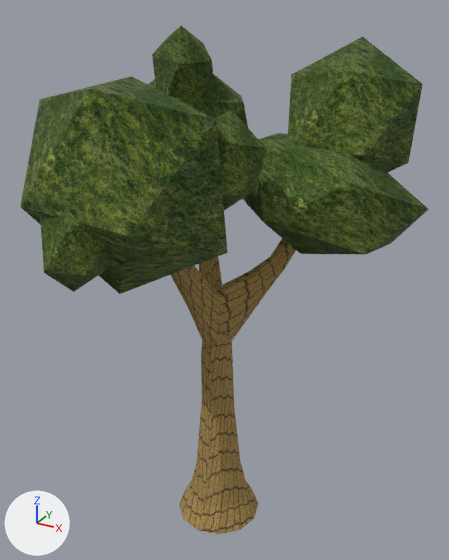
What one commit did to the OBJ model res/models/tree2/tree2.obj.
Camera for both pictures: a 50 mm camera at (1.77, -3.1, 3.35) aimed at (0.06, -0.01, 1.8). Lighting does not change. The marker at lower left points along +X, +Y and +Z. Where no turn or scale is listed for an object, it has been applied to the vertices.
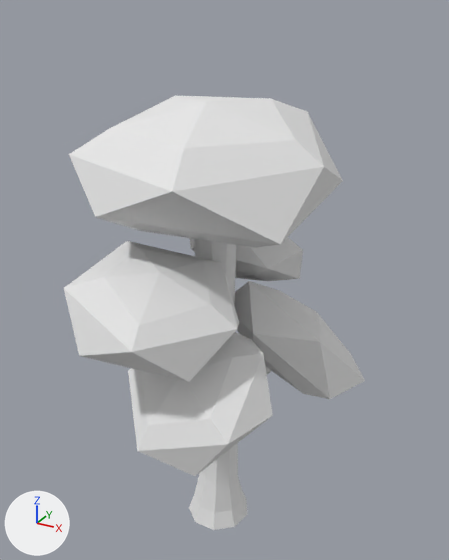
Pixel boxes [x1, y1, x2, y2] of what changed, in the pictures (449 x 560 px):
'Icosphere.001', added
    after: [64, 95, 365, 476]
'Icosphere.005', deleted (green)
    before: [20, 26, 428, 294]
'Cylinder.006', reshaped
    before: [171, 239, 296, 534]
    after: [189, 239, 271, 530]
part 1 of me_cylinder_006, rebuilt (26% narrower, 40% taller)
    before: [179, 327, 258, 534]
    after: [189, 239, 247, 530]
part 2 of me_cylinder_006, deleted (brown)
    before: [171, 239, 296, 350]

What the commit changed:
Material 'wood' (mat_wood) is new.
Its base color is (0.8, 0.8, 0.8) (white #e7e7e7).
Its roughness is 1.0.
Material 'foliage1' (mat_foliage1) is new.
Its base color is (0.8, 0.8, 0.8) (white #e7e7e7).
Its roughness is 1.0.
me_cylinder_006 is used by ob_cylinder_006; location (0.0, 0.0, 0.0).
me_cylinder_006 had 204 vertices, 156 faces and spanned x -0.42..0.52, y -0.36..0.49, z -0.04..2.36.
me_cylinder_006 no longer uses material mat_none_tree_jpg_001 (picture img_tree_jpg).
me_cylinder_006 now has 159 vertices, 115 faces and spans x -0.49..0.57, y -0.58..0.49, z -0.03..2.26.
me_cylinder_006 part 1: the loose piece of 72 vertices spanning x -0.3..0.3, y -0.27..0.32, z -0.04..1.56 is rebuilt with 54 vertices and now spans x -0.19..0.24, y -0.23..0.2, z -0.03..2.26, in mat_wood (white #e7e7e7).
Part 2, on me_cylinder_006:
132 vertices are removed from x -0.42..0.52, y -0.36..0.49, z 1.28..2.36.
96 faces are deleted.
me_cylinder_006 now uses material mat_wood (white #e7e7e7).
Mesh me_icosphere_001 is new.
It has 132 vertices, 180 faces and spans x -0.95..0.91, y -1.08..0.85, z 0.88..2.88.
It uses material mat_foliage1 (white #e7e7e7).
Object 'Icosphere.005' (ob_icosphere_005) is deleted.
Object 'Icosphere.001' (ob_icosphere_001) is new; it shows me_icosphere_001.
Its location is (0.0, 0.0, 0.0).
